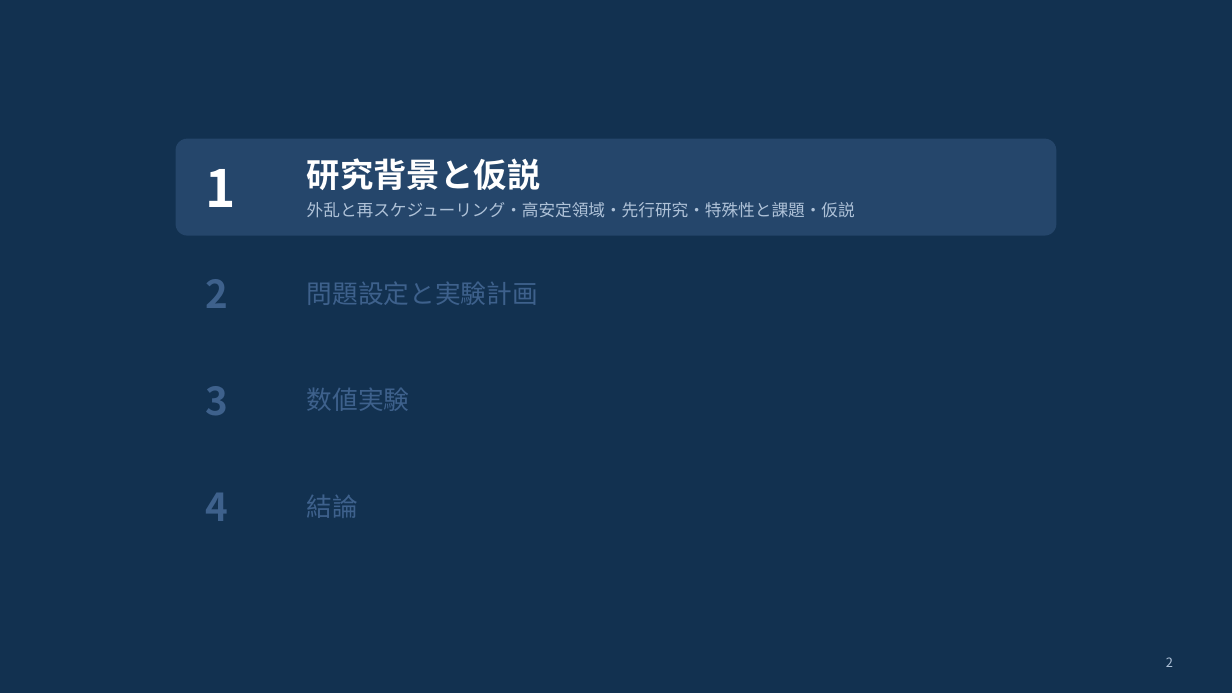
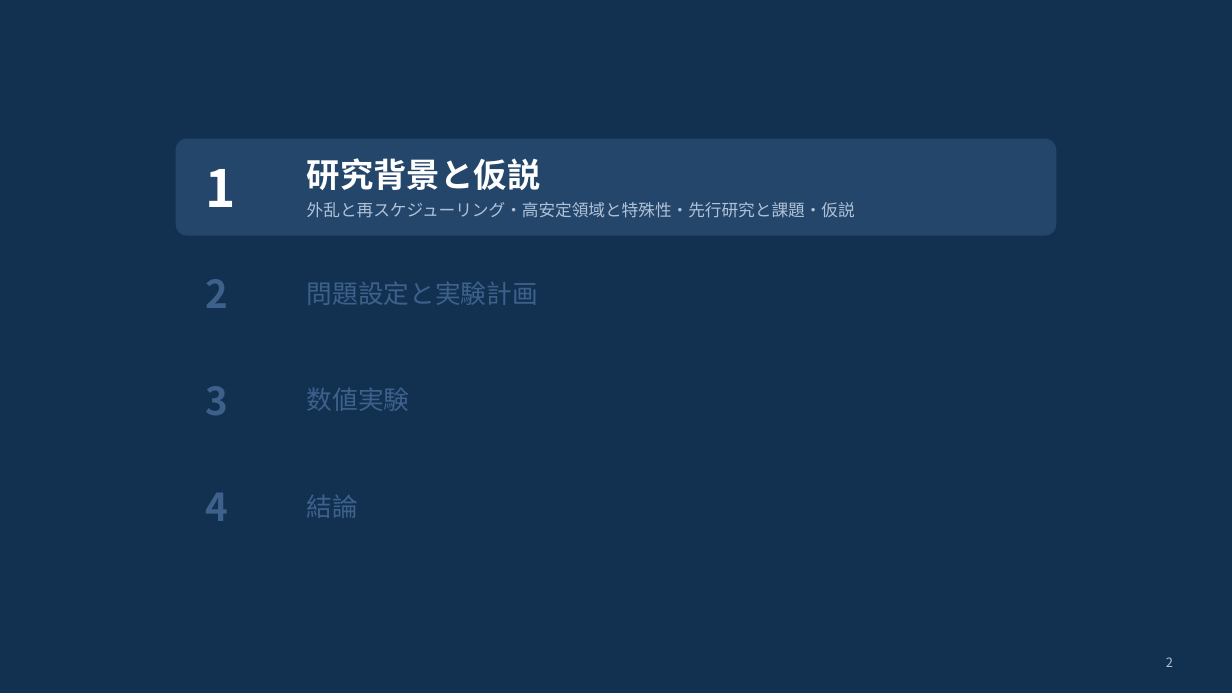
Before and after one commit to kitotakumi/stability_scheduling, a slide deck: slide 2 of doc/presentation_materials/JIMA2026fall_発表.pptx. Drawn at 1232x693 pixels with LibreOffice and Linux fonts; fonts in the diff are those of the drawing. Boxes give left, top, right and bottom in pixels: in the first picture for what was removed or moved away, otherwise in the second. Text is boxed around its words. In the diff, an @@ line names an element or a change of style, - is before the commit and + after.

```diff
--- a/doc/presentation_materials/JIMA2026fall_発表.pptx
+++ b/doc/presentation_materials/JIMA2026fall_発表.pptx
@@ text at [307,202,855,218]: text changed @@
-外乱と再スケジューリング・高安定領域・先行研究・特殊性と課題・仮説
+外乱と再スケジューリング・高安定領域と特殊性・先行研究と課題・仮説
```
Also in this commit, not shown: 3 other slides changed, 2 other files.
